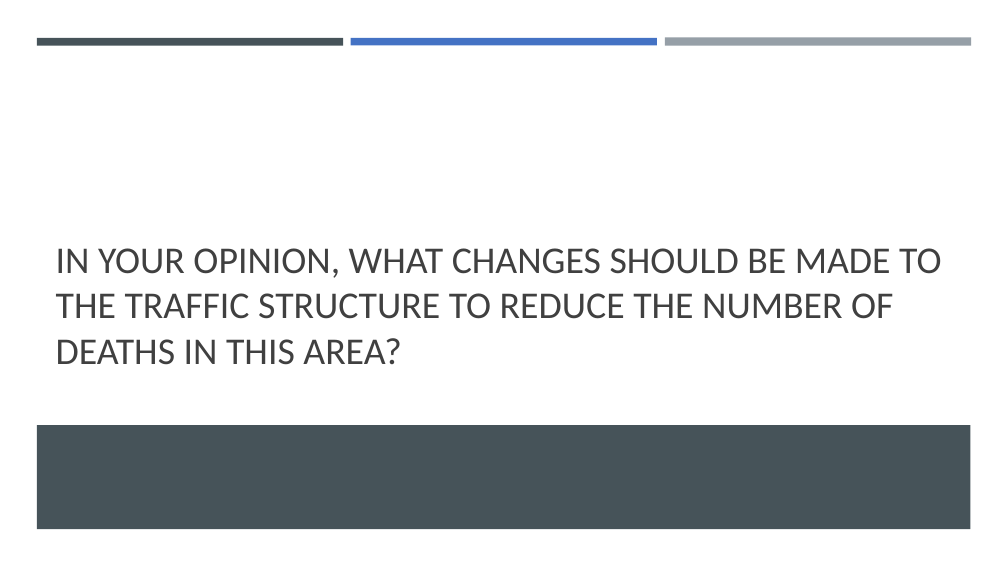
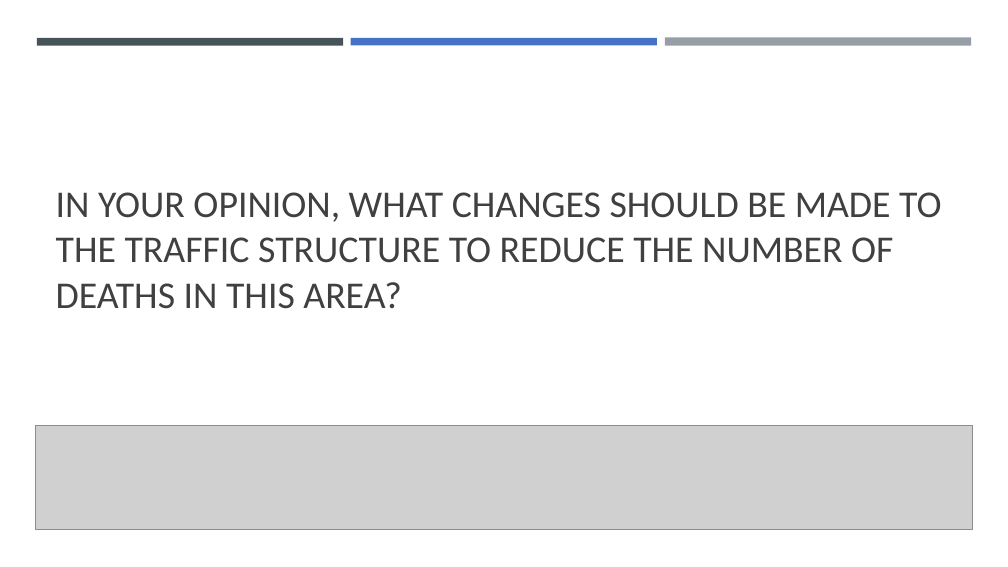
Before and after one commit to cyrusauyeungc/Project_01, a slide deck: slide 25 of output_data/Presentation.pptx (slide 23 before the commit). Drawn at 1008x567 pixels with LibreOffice and Linux fonts; fonts in the diff are those of the drawing; grey boxes stand for pictures. Boxes give left, top, right and bottom in pixels: in the first picture for what was removed or moved away, otherwise in the second. Text is boxed around its words. In the diff, an @@ line names an element or a change of style, - is before the commit and + after.

```diff
--- a/output_data/Presentation.pptx
+++ b/output_data/Presentation.pptx
@@ title "IN YOUR OPINION, WHAT CHANGES ...": place and size @@
-title "IN YOUR OPINION, WHAT CHANGES ..." at [56,248,941,365]
+title "IN YOUR OPINION, WHAT CHANGES ..." at [56,192,941,309]
@@ picture added at [35,425,973,530] @@
```
Also in this commit, not shown: 8 other slides changed, 3 slides added, 1 slide removed.
